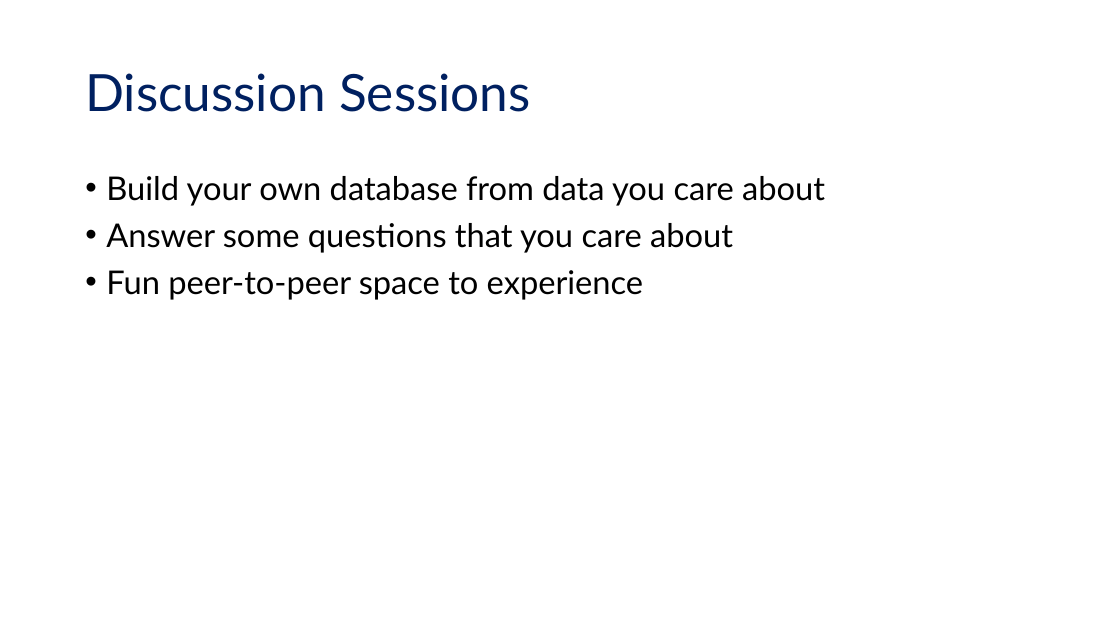
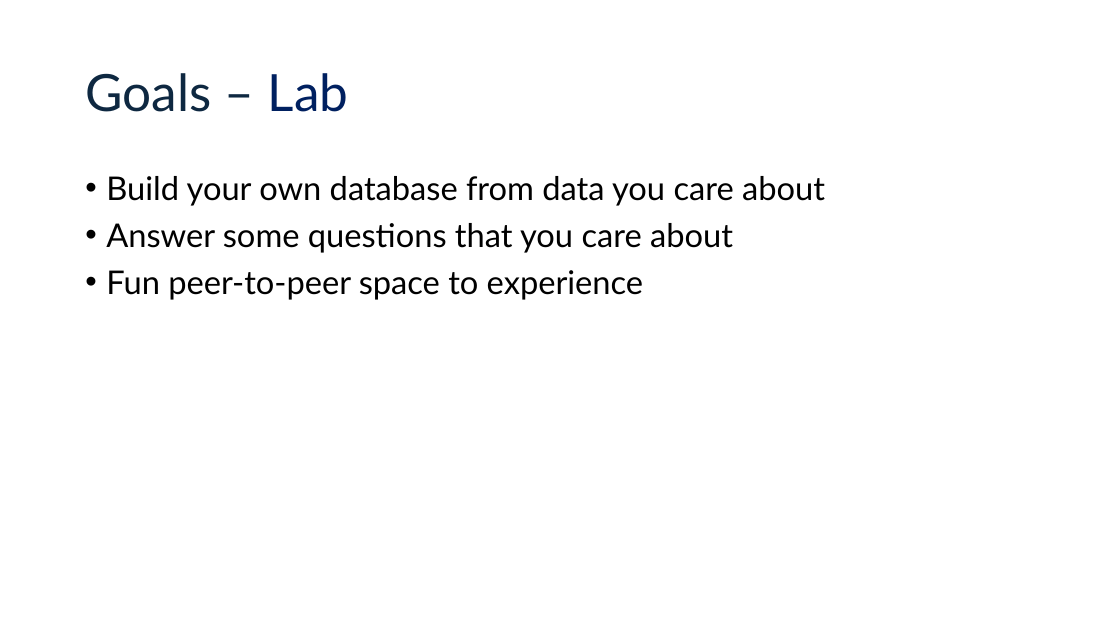
Before and after one commit to UCSB-Library-Research-Data-Services/bren-eds213, a slide deck: slide 7 of modules/week01/eds-213_intro.pptx. Drawn at 1120x630 pixels with LibreOffice and Linux fonts; fonts in the diff are those of the drawing. Boxes give left, top, right and bottom in pixels: in the first picture for what was removed or moved away, otherwise in the second. Text is boxed around its words. In the diff, an @@ line names an element or a change of style, - is before the commit and + after.

```diff
--- a/modules/week01/eds-213_intro.pptx
+++ b/modules/week01/eds-213_intro.pptx
@@ title at box(85, 73, 349, 112): text changed; text colour #002060 to #0E2841 @@
-Discussion Sessions
+Goals – Lab
```
Also in this commit, not shown: 11 other slides changed, 1 slide added.
